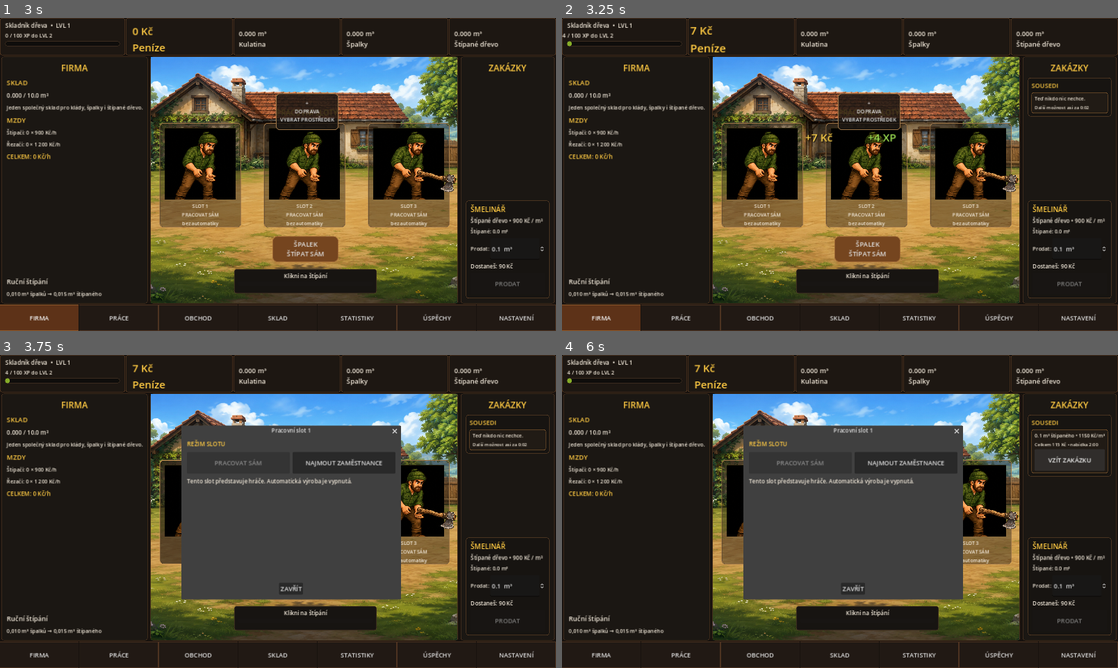
Above: before the commit, frames 1-4 (two rows, left to right).
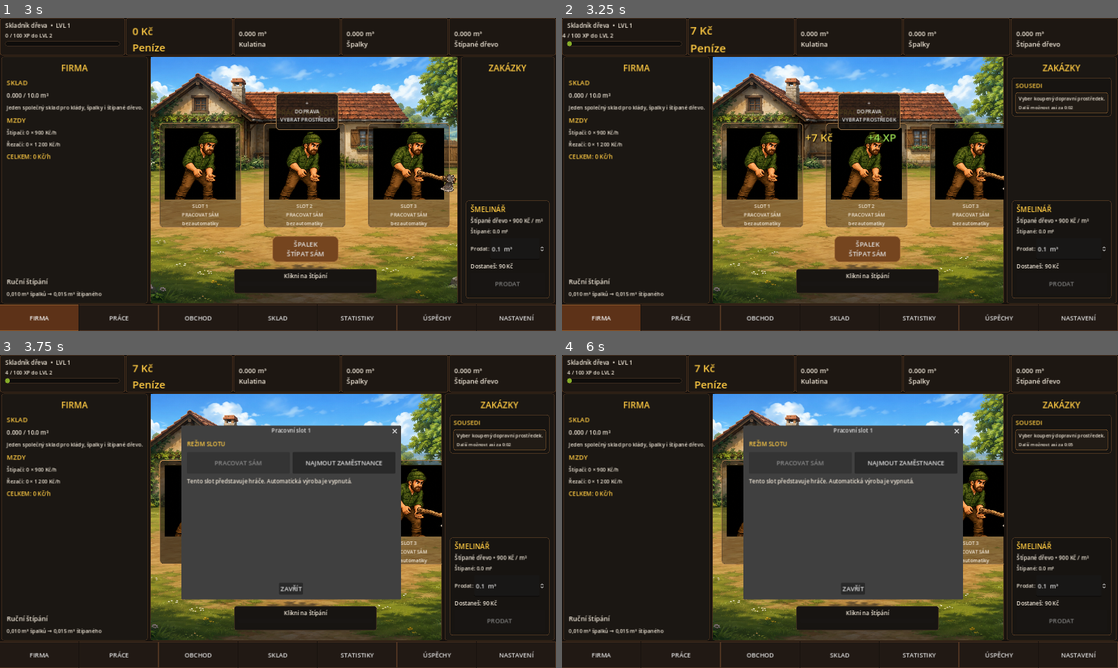
Above: after the commit, the same moments.

Repository: welewan-code/Lumberjack-John
Game: Godot game, scene res://Main.tscn
Two runs of this game, one before a commit and one after it. Both use one fixed random seed, a clock stepped at 60 frames per second and the inputs below.
Inputs (mouse positions are in pixels of both pictures, inside the frame that each line leads up to):
- Up to frame 1 (3 s): click "PŘIJMOUT PRÁCI" at 0.5 s; click "SEKNOUT" at 1.25 s; click "ODEJÍT Z PRÁCE" at 2 s; click "FIRMA" at 2.75 s
- Up to frame 2 (3.25 s): no input
- Up to frame 3 (3.75 s): click "SLOT 1 PRACOVAT SÁM bez autom…" at 3.5 s
- Up to frame 4 (6 s): click "SLOT 2 PRACOVAT SÁM bez autom…" at 4.25 s; click "SLOT 3 PRACOVAT SÁM bez autom…" at 5 s; click (1067, 461) at 5.75 s, where only the run before the commit has a clickable "VZÍT ZAKÁZKU"

Frame 1 is identical in both runs. In frame 2, 11% of the frame differs, in the area x 27-98%, y 12-92%; in frame 3, 7.5%; in frame 4, 8.0%.

Commit message:
Split contracts by transport type

Diff:
--- a/contract_manager.gd
+++ b/contract_manager.gd
@@ -3,9 +3,10 @@
 const SAVE_PATH: String = "user://neighbor_contracts.json"
 const OFFLINE_PATH: String = "user://drevo_tycoon_offline.json"
 const OFFER_LIFETIME: int = 120
-const ACTIVE_LIFETIME: int = 300
-const LARGE_ACTIVE_LIFETIME: int = 600
-const OFFER_VOLUMES: Array[float] = [0.1, 0.2, 0.3, 0.4, 0.5, 1.0, 1.5, 2.0]
+const ACTIVE_LIFETIME: int = 1200
+const WHEELBARROW_OFFER_VOLUMES: Array[float] = [0.1, 0.2, 0.3, 0.4, 0.5]
+const HANDCART_OFFER_VOLUMES: Array[float] = [0.1, 0.2, 0.3, 0.4, 0.5, 0.6, 0.7, 0.8, 0.9, 1.0]
+const SMALL_TRAILER_OFFER_VOLUMES: Array[float] = [0.5, 1.0, 1.5, 2.0, 2.5]
 const DELIVERY_STEP_M3: float = 0.1
 const DELIVERY_WAGE: float = 5.0
 const DELIVERY_SECONDS: int = 5
@@ -43,17 +44,24 @@
 		return
 	tick_elapsed = 0.0
 	var now: int = _now()
+	var main: Node = get_tree().current_scene
 	var changed: bool = _cleanup_expired(now)
+	if not current_offer.is_empty() and main != null:
+		var selected_tool: String = _selected_transport_tool(main)
+		var offer_tool: String = str(current_offer.get("transport_tool", ""))
+		if offer_tool != "" and offer_tool != selected_tool:
+			current_offer = {}
+			next_offer_at = now + 1
+			changed = true
 	if not current_offer.is_empty() and now >= int(current_offer.get("expires_at", 0)):
 		current_offer = {}
 		_schedule_next_offer(now)
 		changed = true
 	if current_offer.is_empty() and next_offer_at > 0 and now >= next_offer_at:
-		_generate_offer(now)
+		_generate_offer(now, main)
 		changed = true
 	if changed:
 		_save_state()
-	var main: Node = get_tree().current_scene
 	if main != null and str(main.get("current_tab")) == "FIRMA":
 		_ensure_ui(main, now)
 
@@ -97,6 +105,8 @@
 		var trip_amount: float = 0.0
 		for index: int in range(active_contracts.size()):
 			var contract: Dictionary = active_contracts[index]
+			if not _contract_matches_tool(contract, tool):
+				continue
 			var volume: float = float(contract.get("volume_m3", 0.0))
 			var delivered: float = float(contract.get("delivered_m3", 0.0))
 			var remaining: float = volume - delivered
@@ -137,12 +147,14 @@
 		main.set("state", state)
 		ui_signature = ""
 
-func _selected_transport_tool(main: Node) -> String:
+func _selected_transport_tool(main: Node = null) -> String:
 	var transport: Node = get_node_or_null("/root/TransportUI")
 	if transport != null and transport.has_method("get_selected_transport_tool"):
 		return str(transport.call("get_selected_transport_tool", main))
-	var state: Dictionary = _main_state(main)
-	return str(state.get("transport_tool", ""))
+	if main != null:
+		var state: Dictionary = _main_state(main)
+		return str(state.get("transport_tool", ""))
+	return ""
 
 func _transport_capacity(tool_id: String) -> float:
 	if tool_id == "wheelbarrow":
@@ -153,6 +165,19 @@
 		return 0.5
 	return 0.0
 
+func _transport_name(tool_id: String) -> String:
+	if tool_id == "wheelbarrow":
+		return "Kolečko"
+	if tool_id == "handcart":
+		return "Trakař"
+	if tool_id == "small_trailer":
+		return "Malý vozík"
+	return "Doprava"
+
+func _contract_matches_tool(contract: Dictionary, tool_id: String) -> bool:
+	var assigned_tool: String = str(contract.get("transport_tool", ""))
+	return assigned_tool == "" or assigned_tool == tool_id
+
 func _owned_transport(item_id: String) -> int:
 	var shop: Node = get_node_or_null("/root/ShopUI")
 	if shop == null:
@@ -170,7 +195,10 @@
 	_cleanup_expired(_now())
 	if max_amount <= 0.0:
 		return 0.0
+	var tool: String = _selected_transport_tool(get_tree().current_scene)
 	for contract: Dictionary in active_contracts:
+		if not _contract_matches_tool(contract, tool):
+			continue
 		var remaining: float = float(contract.get("volume_m3", 0.0)) - float(contract.get("delivered_m3", 0.0))
 		if remaining + 0.0001 >= DELIVERY_STEP_M3:
 			return snappedf(minf(max_amount, remaining), DELIVERY_STEP_M3)
@@ -181,8 +209,11 @@
 
 func register_delivery(main: Node, amount: float = DELIVERY_STEP_M3) -> Dictionary:
 	_cleanup_expired(_now())
+	var tool: String = _selected_transport_tool(main)
 	for index: int in range(active_contracts.size()):
 		var contract: Dictionary = active_contracts[index]
+		if not _contract_matches_tool(contract, tool):
+			continue
 		var volume: float = float(contract.get("volume_m3", 0.0))
 		var delivered: float = float(contract.get("delivered_m3", 0.0))
 		var remaining: float = volume - delivered
@@ -214,12 +245,28 @@
 func _contract_xp(volume: float) -> int:
 	return int(round(volume / DELIVERY_STEP_M3)) * XP_PER_DELIVERY_STEP
 
-func _generate_offer(now: int) -> void:
-	var volume: float = OFFER_VOLUMES[randi_range(0, OFFER_VOLUMES.size() - 1)]
+func _offer_volumes_for_tool(tool_id: String) -> Array[float]:
+	if tool_id == "wheelbarrow":
+		return WHEELBARROW_OFFER_VOLUMES
+	if tool_id == "handcart":
+		return HANDCART_OFFER_VOLUMES
+	if tool_id == "small_trailer":
+		return SMALL_TRAILER_OFFER_VOLUMES
+	return []
+
+func _generate_offer(now: int, main: Node) -> void:
+	var tool: String = _selected_transport_tool(main)
+	var volumes: Array[float] = _offer_volumes_for_tool(tool)
+	if volumes.is_empty() or _owned_transport(tool) <= 0:
+		next_offer_at = now + 5
+		ui_signature = ""
+		return
+	var volume: float = volumes[randi_range(0, volumes.size() - 1)]
 	current_offer = {
 		"id": next_id,
 		"volume_m3": volume,
 		"price_per_m3": _roll_price(),
+		"transport_tool": tool,
 		"expires_at": now + OFFER_LIFETIME
 	}
 	next_id += 1
@@ -258,11 +305,13 @@
 		_schedule_next_offer(now)
 		_save_state()
 		return
+	var main: Node = get_tree().current_scene
+	var required_tool: String = str(current_offer.get("transport_tool", ""))
+	if required_tool != "" and _selected_transport_tool(main) != required_tool:
+		return
 	var contract: Dictionary = current_offer.duplicate(true)
 	contract["accepted_at"] = now
-	var volume: float = float(contract.get("volume_m3", 0.0))
-	var lifetime: int = LARGE_ACTIVE_LIFETIME if volume >= 1.0 else ACTIVE_LIFETIME
-	contract["expires_at"] = now + lifetime
+	contract["expires_at"] = now + ACTIVE_LIFETIME
 	contract["delivered_m3"] = 0.0
 	active_contracts.append(contract)
 	current_offer = {}
@@ -329,7 +378,11 @@
 	content.add_child(offer_panel)
 
 	if current_offer.is_empty():
-		offer_content.add_child(_label(main, "Teď nikdo nic nechce.", 12))
+		var selected_tool: String = _selected_transport_tool(main)
+		if selected_tool == "" or _owned_transport(selected_tool) <= 0:
+			offer_content.add_child(_label(main, "Vyber koupený dopravní prostředek.", 12))
+		else:
+			offer_content.add_child(_label(main, "Teď nikdo nic nechce.", 12))
 		var wait_label: Label = _label(main, "", 11)
 		wait_label.name = "NeighborWaitLabel"
 		offer_content.add_child(wait_label)
@@ -337,7 +390,8 @@
 		var volume: float = float(current_offer.get("volume_m3", 0.0))
 		var price: int = int(current_offer.get("price_per_m3", 0))
 		var total: float = volume * float(price)
-		offer_content.add_child(_label(main, "%.1f m³ štípaného • %d Kč/m³" % [volume, price], 12))
+		var offer_tool: String = str(current_offer.get("transport_tool", ""))
+		offer_content.add_child(_label(main, "%s • %.1f m³ štípaného • %d Kč/m³" % [_transport_name(offer_tool), volume, price], 12))
 		var offer_timer: Label = _label(main, "", 11)
 		offer_timer.name = "NeighborOfferTimer"
 		offer_timer.set_meta("total", total)
@@ -349,7 +403,7 @@
 		offer_content.add_child(accept)
 
 	if not active_contracts.is_empty():
-		var active_title: Label = _label(main, "VZATÉ ZAKÁZKY", 12)
+		var active_title: Label = _label(main, "VZATÉ ZAKÁZKY • 20 MIN", 12)
 		active_title.add_theme_color_override("font_color", Color("#d7b17a"))
 		content.add_child(active_title)
 		for contract: Dictionary in active_contracts:
@@ -370,7 +424,8 @@
 			var contract_volume: float = float(contract.get("volume_m3", 0.0))
 			var contract_price: int = int(contract.get("price_per_m3", 0))
 			var contract_total: float = contract_volume * float(contract_price)
-			contract_content.add_child(_label(main, "Zakázka #%d • %.1f m³" % [id, contract_volume], 12))
+			var contract_tool: String = str(contract.get("transport_tool", ""))
+			contract_content.add_child(_label(main, "Zakázka #%d • %s • %.1f m³" % [id, _transport_name(contract_tool), contract_volume], 12))
 			contract_content.add_child(_label(main, "%d Kč/m³ • celkem %.0f Kč" % [contract_price, contract_total], 11))
 			var active_label: Label = _label(main, "", 11)
 			active_label.name = "ContractTimer_%d" % id
@@ -407,10 +462,10 @@
 func _make_signature() -> String:
 	var offer_part: String = "none:%d" % next_offer_at
 	if not current_offer.is_empty():
-		offer_part = "offer:%s" % str(current_offer.get("id", 0))
+		offer_part = "offer:%s:%s" % [str(current_offer.get("id", 0)), str(current_offer.get("transport_tool", ""))]
 	var active_part: String = ""
 	for contract: Dictionary in active_contracts:
-		active_part += "%s:%.1f|" % [str(contract.get("id", 0)), float(contract.get("delivered_m3", 0.0))]
+		active_part += "%s:%s:%.1f|" % [str(contract.get("id", 0)), str(contract.get("transport_tool", "")), float(contract.get("delivered_m3", 0.0))]
 	return offer_part + "/" + active_part
 
 func _jobs_box(main: Node) -> VBoxContainer:
@@ -452,6 +507,8 @@
 	return 0
 
 func _main_state(main: Node) -> Dictionary:
+	if main == null:
+		return {}
 	var value: Variant = main.get("state")
 	if value is Dictionary:
 		return value as Dictionary
@@ -480,14 +537,22 @@
 	var offer_value: Variant = data.get("current_offer", {})
 	if offer_value is Dictionary:
 		current_offer = offer_value as Dictionary
+		if not current_offer.is_empty() and str(current_offer.get("transport_tool", "")) == "":
+			current_offer = {}
 	var active_value: Variant = data.get("active_contracts", [])
 	if active_value is Array:
 		active_contracts.clear()
 		var loaded_array: Array = active_value as Array
 		for item: Variant in loaded_array:
 			if item is Dictionary:
-				active_contracts.append(item as Dictionary)
+				var contract: Dictionary = (item as Dictionary).duplicate(true)
+				var accepted_at: int = int(contract.get("accepted_at", 0))
+				if accepted_at > 0:
+					contract["expires_at"] = accepted_at + ACTIVE_LIFETIME
+				active_contracts.append(contract)
 	next_offer_at = int(data.get("next_offer_at", 0))
+	if current_offer.is_empty() and next_offer_at <= 0:
+		next_offer_at = _now() + 1
 	next_id = maxi(1, int(data.get("next_id", 1)))
 
 func _label(main: Node, text_value: String, size: int) -> Label:
--- a/shop_ui.gd
+++ b/shop_ui.gd
@@ -14,9 +14,9 @@
 	"fickars_axe": {"category":"SEKERY", "name":"Štípací sekera Fickars", "price":1800, "asset":"res://assets/tools/fickars_axe.png", "desc":"1,3 s / špalek. 5 % šance: 0,020 m³ → 0,030 m³."},
 	"frame_saw": {"category":"PILY", "name":"Rámová pila", "price":160, "asset":"res://assets/tools/frame_saw.png", "desc":"Ruční pila pro další pracovní činnosti."},
 	"aku_saw": {"category":"PILY", "name":"Aku pila", "price":790, "asset":"res://assets/tools/aku_saw.png", "desc":"Rychlejší elektrická pila."},
-	"wheelbarrow": {"category":"DOPRAVNÍ PROSTŘEDKY", "name":"Kolečko", "price":80, "asset":"res://assets/tools/wheelbarrow.png", "desc":"Základní přesun materiálu."},
-	"handcart": {"category":"DOPRAVNÍ PROSTŘEDKY", "name":"Trakař", "price":220, "asset":"res://assets/tools/trakar.png", "desc":"Dřevěný trakař. Odveze 0,2 m³ na jednu otočku."},
-	"small_trailer": {"category":"DOPRAVNÍ PROSTŘEDKY", "name":"Malý vozík za auto", "price":3500, "asset":"res://assets/tools/small_trailer.png", "desc":"Starý malý přívěsný vozík. Odveze 0,5 m³ na jednu otočku."}
+	"wheelbarrow": {"category":"DOPRAVNÍ PROSTŘEDKY", "name":"Kolečko", "price":80, "asset":"res://assets/tools/wheelbarrow.png", "desc":"Odveze 0,1 m³. Zakázky 0,1–0,5 m³ po 0,1 m³. Po přijetí máš 20 min."},
+	"handcart": {"category":"DOPRAVNÍ PROSTŘEDKY", "name":"Trakař", "price":220, "asset":"res://assets/tools/trakar.png", "desc":"Odveze 0,2 m³. Zakázky 0,1–1,0 m³ po 0,1 m³. Po přijetí máš 20 min."},
+	"small_trailer": {"category":"DOPRAVNÍ PROSTŘEDKY", "name":"Malý vozík za auto", "price":3500, "asset":"res://assets/tools/small_trailer.png", "desc":"Odveze 0,5 m³. Zakázky 0,5–2,5 m³ po 0,5 m³. Po přijetí máš 20 min."}
 }
 
 var current_category: String = "SEKERY"
